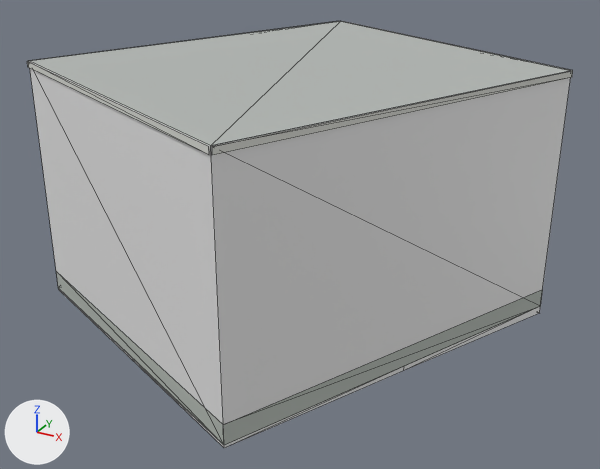
A saved change to the glTF model public/models/buildings/osm-way-570947104.glb.
One viewpoint serves both versions: a 50 mm lens placed at (7.01, -12.53, 7.6), pointed at (0.23, -0.2, 1.44). Arrows for +X, +Y and +Z are at lower left; the lights stay in place. The picture after the commit comes second. Mesh edges are drawn as thin lines. Where no turn or scale is listed for an object, it has been applied to the vertices. Vertices at exactly the same position are counted once.

The scene before the commit, as lines of its bpy script (objects in view):
```python
ob_reality_570947104_near_reality_concrete_plinth = bpy.data.objects.new('reality 570947104 near reality concrete plinth', me_reality_570947104_near_reality_concrete_plinth)
ob_reality_570947104_near_reality_concrete_plinth.location = (0.0, 0.0, 0.0)
ob_reality_570947104_near_reality_flat_weathered_roof = bpy.data.objects.new('reality 570947104 near reality flat weathered roof', me_reality_570947104_near_reality_flat_weathered_roof)
ob_reality_570947104_near_reality_flat_weathered_roof.location = (0.0, 0.0, 0.0)
ob_reality_570947104_near_reality_pale_aluminum_sill = bpy.data.objects.new('reality 570947104 near reality pale aluminum sill', me_reality_570947104_near_reality_pale_aluminum_sill)
ob_reality_570947104_near_reality_pale_aluminum_sill.location = (0.0, 0.0, 0.0)
# me_reality_570947104_near_reality_pale_aluminum_sill
# before: 2 (4.3, 1.94, 4.5) at pixel (572, 70), 3 (-1.31, 4.55, 4.5) at pixel (341, 21), 6 (1.36, -4.49, 4.5) at pixel (212, 146), 7 (4.31, 1.9, 4.5) at pixel (572, 70), 10 (-4.31, -1.96, 4.5) at pixel (27, 61)
# before: 11 (1.32, -4.51, 4.5) at pixel (208, 146), 14 (-1.35, 4.53, 4.5) at pixel (340, 20), 15 (-4.32, -1.92, 4.5) at pixel (28, 60)
# also in view: 'building foundation 570947104' at (-0.01, 0.02, -0.1); 'reality 570947104 near reality aged pale plaster' at (-0.01, 0.02, 2.25)
```
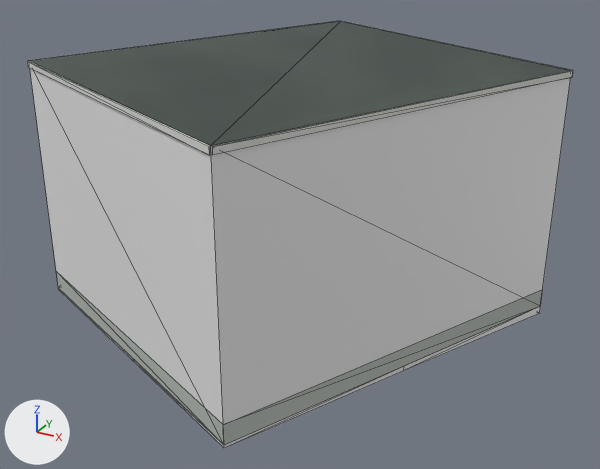
Pixel boxes [x1, y1, x2, y2] of what changed, in the pictures (600 x 469 px):
'reality 570947104 near reality flat weathered roof', surface changed (darker): [30, 21, 571, 146] in both
part 1 of me_reality_570947104_near_reality_pale_aluminum_sill, added: after [28, 21, 572, 146]

What the commit changed:
Picture 'roof-color' (img_roof_color) is new.
In material 'reality flat weathered roof' (mat_reality_flat_weathered_roof), base_color is no longer (0.451, 0.475, 0.455), grey #b3b7b4.
In material 'reality flat weathered roof' (mat_reality_flat_weathered_roof), texture is now set to img_roof_color.
me_reality_570947104_near_reality_pale_aluminum_sill is used by ob_reality_570947104_near_reality_pale_aluminum_sill; location (0.0, 0.0, 0.0).
Verts and faces of me_reality_570947104_near_reality_pale_aluminum_sill; kept vertices keep their numbers, new ones are numbered from 16.
me_reality_570947104_near_reality_pale_aluminum_sill had 16 vertices, 8 faces and spanned x -4.32..4.31, y -4.51..4.55, z 4.39..4.5.
me_reality_570947104_near_reality_pale_aluminum_sill now has 20 vertices, 16 faces and spans x -4.32..4.31, y -4.51..4.55, z 4.39..4.5.
Part 1, on me_reality_570947104_near_reality_pale_aluminum_sill:
New vertex 16 is at (-1.33, 4.52, 4.5), pixel (340, 21).
New vertex 17 is at (4.28, 1.91, 4.5), pixel (571, 70).
New vertex 18 is at (1.34, -4.48, 4.5), pixel (210, 145).
New vertex 19 is at (-4.3, -1.93, 4.5), pixel (28, 60).
New faces: (2, 16, 17), (2, 3, 16), (6, 17, 18), (6, 7, 17), (10, 18, 19), (10, 11, 18).
New faces: (14, 19, 16), (14, 15, 19).
